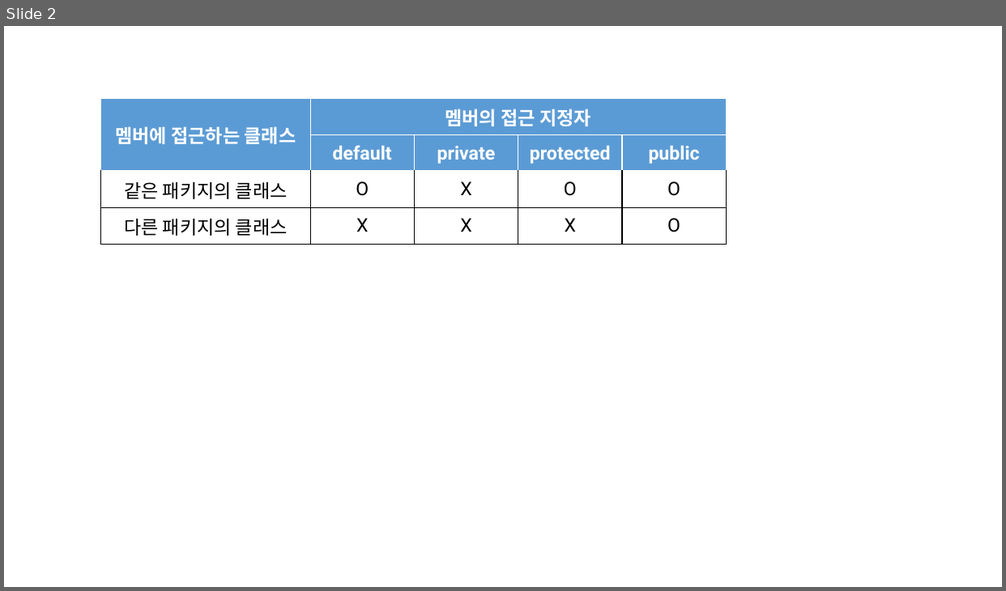
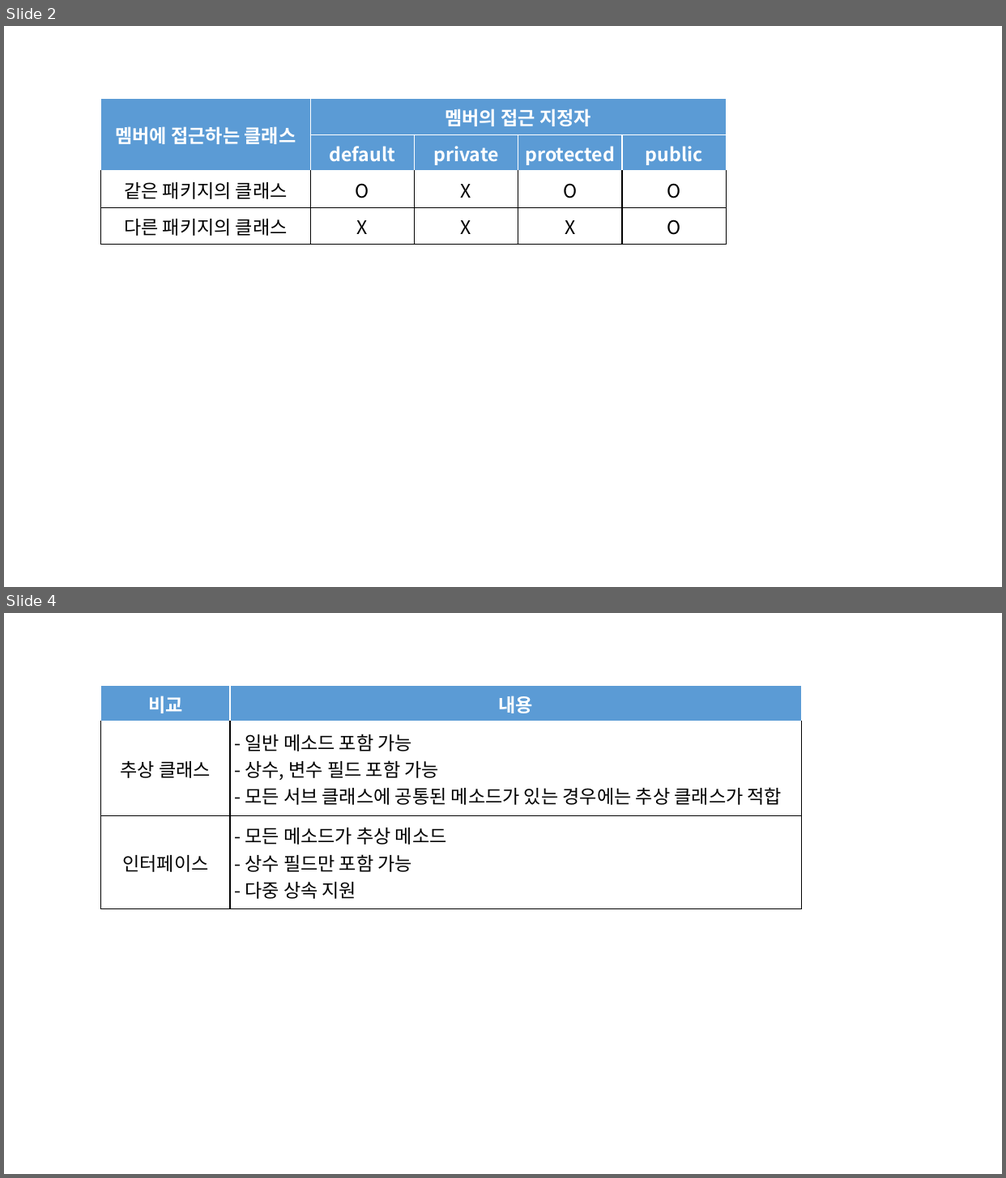
Before and after one commit to Rap0d/rap0d.github.io, a slide deck: assets/form/matrix.pptx. Shown one above the other, each under a label of ours: slide 2 before the commit, slides 2 and 4 after it; the slides between them are not shown. The pictures are 1006x591 and 1006x1178 pixels, drawn with LibreOffice and Linux fonts; fonts in the diff are those of the drawing. Boxes give left, top, right and bottom in pixels: in the first picture for what was removed or moved away, otherwise in the second. Text is boxed around its words. In the diff, an @@ line names an element or a change of style, - is before the commit and + after.

```diff
--- a/assets/form/matrix.pptx
+++ b/assets/form/matrix.pptx
@@ slide 4 added at [4,613,1002,1174], background #FFFFFF @@
@@ table added at [101,686,801,909], 3 rows, 2 columns @@
+비교 | 내용
+추상 클래스 | - 일반 메소드 포함 가능 / - 상수, 변수 필드 포함 가능 / - 모든 서브 클래스에 공통된 메소드가 있는 경우에는 추상 클래스가 적합
+인터페이스 | - 모든 메소드가 추상 메소드 / - 상수 필드만 포함 가능 / - 다중 상속 지원
@@ slide 2 changed as well @@
@@ table at [101,99,727,244] @@
@@ font Roboto to Noto Sans CJK KR @@
```
Also in this commit, not shown: 10 other slides changed, 2 other slides added, 6 other files.
